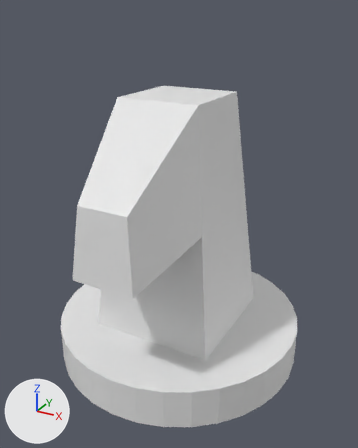
Two versions of the Blender file models/knight.blend, one commit apart.
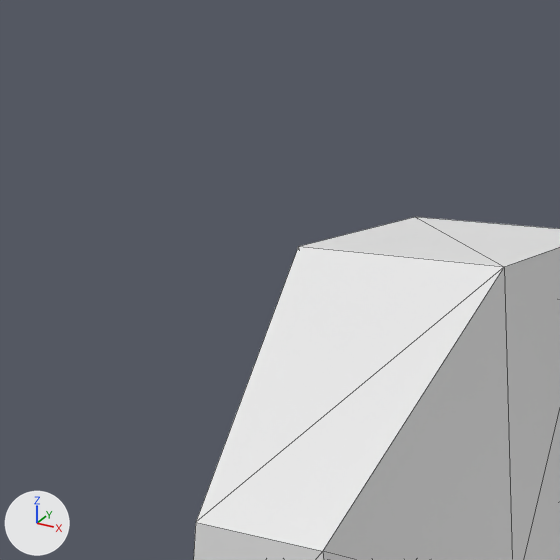
Old and new are each drawn whole from a camera (50 mm lens) standing at (1.125, -2.047, 1.752) and looking at (0.026, -0.049, 0.753) and again close up on the part from 0% to 62% of the width and 0% to 49% of the height. The lights are fixed; the arrows at lower left show +X, +Y and +Z. The close-ups show mesh edges as thin lines.

The scene before the commit, as lines of its bpy script (objects in view):
```python
me_cylinder_001 = bpy.data.meshes.new('Cylinder.001')
me_cylinder_001.from_pydata(...)  # 84 vertices, 160 faces; spans x -0.64..0.64, y -0.66..0.64, z -1.03..7.7
ob_cylinder = bpy.data.objects.new('Cylinder', me_cylinder_001)
ob_cylinder.location = (0.0, 0.0, 0.166)
ob_cylinder.scale = (1.0, 1.0, 0.158)
```
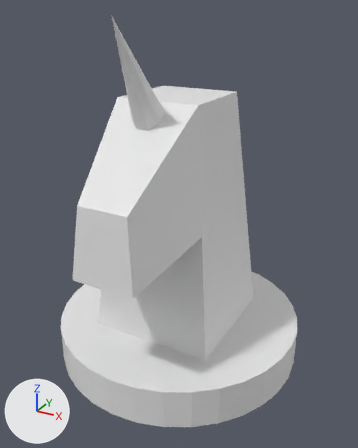
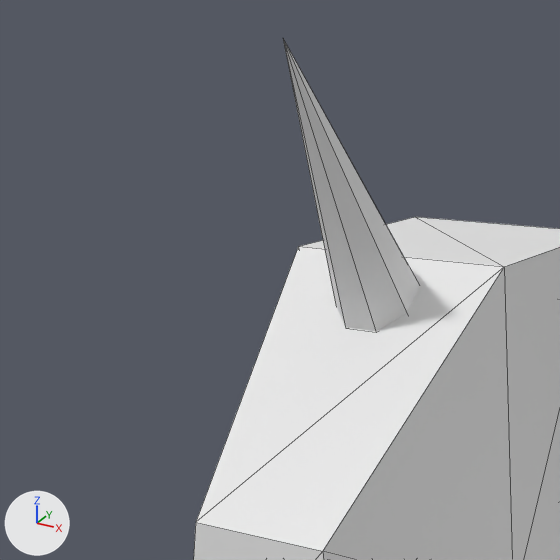
Boxes [x1, y1, x2, y2] around the edits, measured in the close-ups (560 x 560 px):
'Cylinder', reshaped
    before: [193, 217, 560, 560]
    after: [193, 39, 560, 560]
part 1 of me_cylinder_001, added
    after: [283, 39, 419, 331]

The change, as a diff of the scene's bpy script:
```diff
--- a/models/knight.blend.py
+++ b/models/knight.blend.py
@@ me_cylinder_001 @@
 # used by ob_cylinder; location = (0.0, 0.0, 0.166); scale = (1.0, 1.0, 0.158)
-me_cylinder_001.from_pydata(...)  # 84 vertices, 160 faces; spans x -0.64..0.64, y -0.66..0.64, z -1.03..7.7
+me_cylinder_001.from_pydata(...)  # 93 vertices, 174 faces; spans x -0.64..0.64, y -0.66..0.64, z -1.03..9.87
+# me_cylinder_001 part 1
+# 9 vertices are added at x -0.07..0.07, y -0.5..-0.2, z 7.05..9.87
+# 14 new faces join them
```
